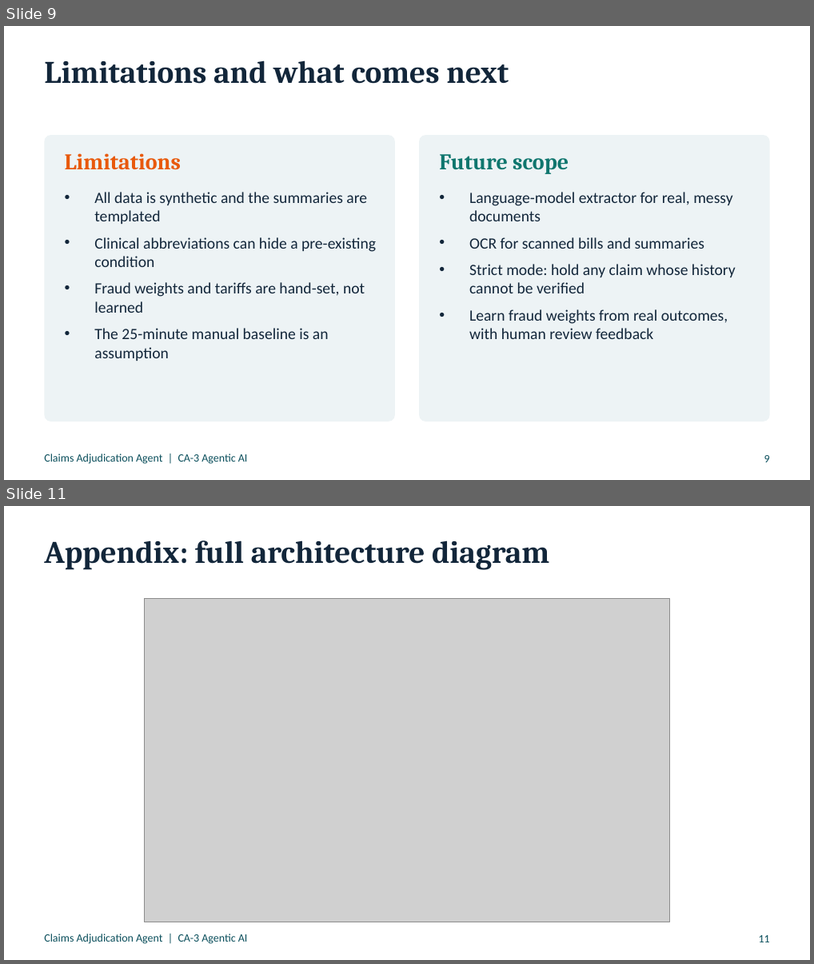
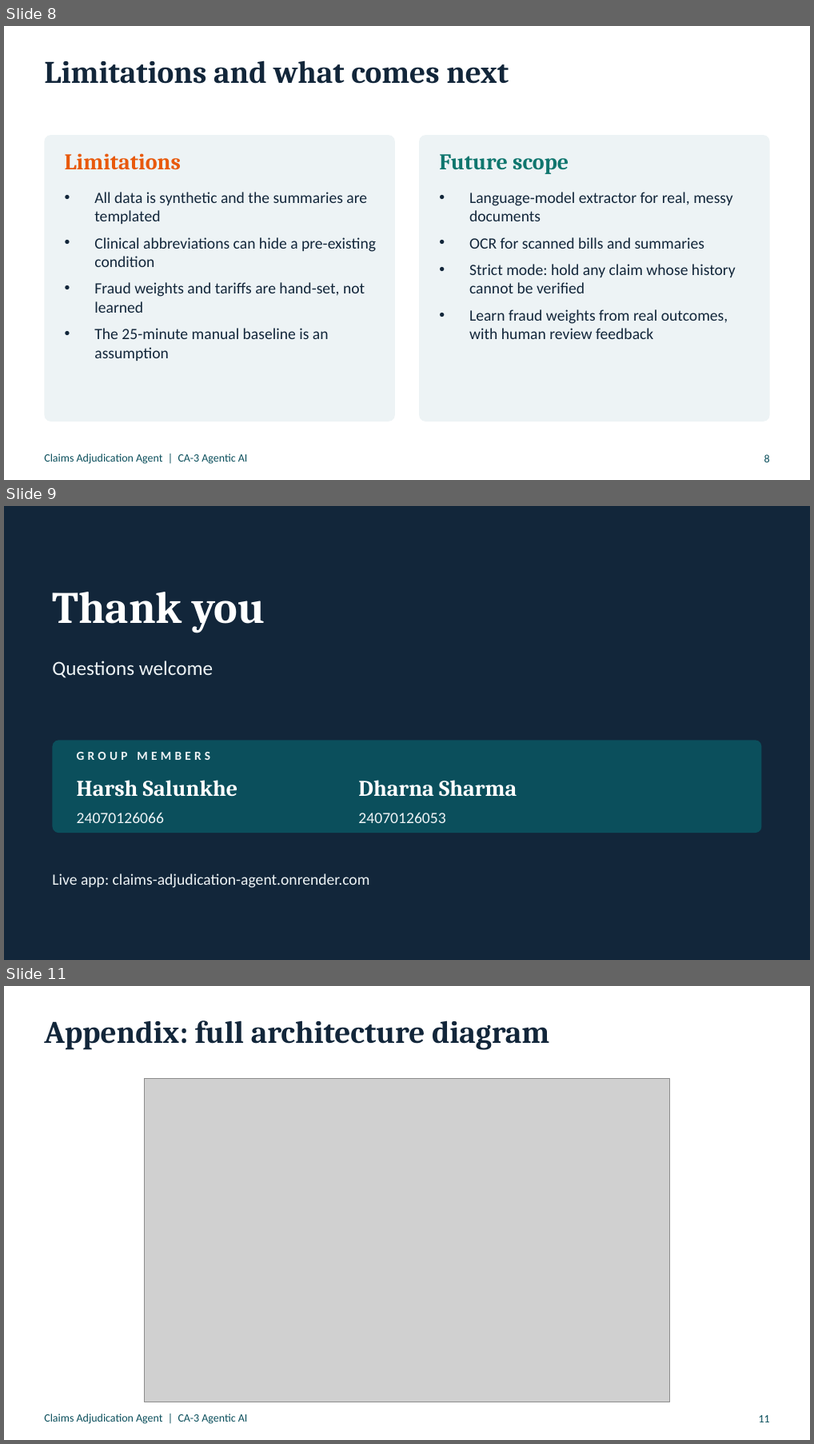
Before and after one commit to HarshSalunkhe2005/ClaimsDesk, a slide deck: docs/ClaimsAgent_CA3.pptx. Shown one above the other, each under a label of ours: slides 9 and 11 before the commit, slides 8, 9 and 11 after it; the slides between them are not shown. The pictures are 814x964 and 814x1444 pixels, drawn with LibreOffice and Linux fonts; fonts in the diff are those of the drawing; grey boxes stand for pictures. Boxes give left, top, right and bottom in pixels: in the first picture for what was removed or moved away, otherwise in the second. Text is boxed around its words. In the diff, an @@ line names an element or a change of style, - is before the commit and + after.

Commit message:
Deck v2: group members, live-app screenshots, tighter five-minute flow

```diff
--- a/docs/ClaimsAgent_CA3.pptx
+++ b/docs/ClaimsAgent_CA3.pptx
@@ slide 9 added at <box>4,506,810,960</box>, background #12263A @@
@@ title added at <box>52,592,265,633</box>, 40 pt, text #FFFFFF, bold @@
+Thank you
@@ text added at <box>52,660,213,678</box>, 18 pt, text #EDF3F5 @@
+Questions welcome
@@ rounded rectangle added at <box>52,740,762,832</box>, fill #0B4F5C @@
@@ text added at <box>77,752,210,760</box>, 11 pt, text #EDF3F5, bold @@
+GROUP MEMBERS
@@ text added at <box>77,780,238,796</box>, 20 pt, text #FFFFFF, bold @@
+Harsh Salunkhe
@@ text added at <box>358,780,517,796</box>, 20 pt, text #FFFFFF, bold @@
+Dharna Sharma
@@ text added at <box>77,812,164,823</box>, 14 pt, text #EDF3F5 @@
+24070126066
@@ text added at <box>358,812,446,823</box>, 14 pt, text #EDF3F5 @@
+24070126053
@@ text added at <box>52,873,370,888</box>, 14 pt, text #EDF3F5 @@
+Live app: claims-adjudication-agent.onrender.com
@@ what was slide 9 is now slide 8 @@
@@ page number at <box>765,454,770,462</box>: text changed @@
-9
+8
```
Also in this commit, not shown: 4 slides changed, 2 other slides added, 3 slides removed, 3 other files.
